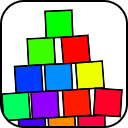
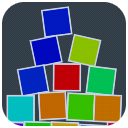
Layer changes from the first 128 x 128 image to the second:
renamed "Layer 0" to "Layer 1", painted on it over 0, 0, 128, 128
painted on "Color Fill 1" over 0, 0, 128, 128
